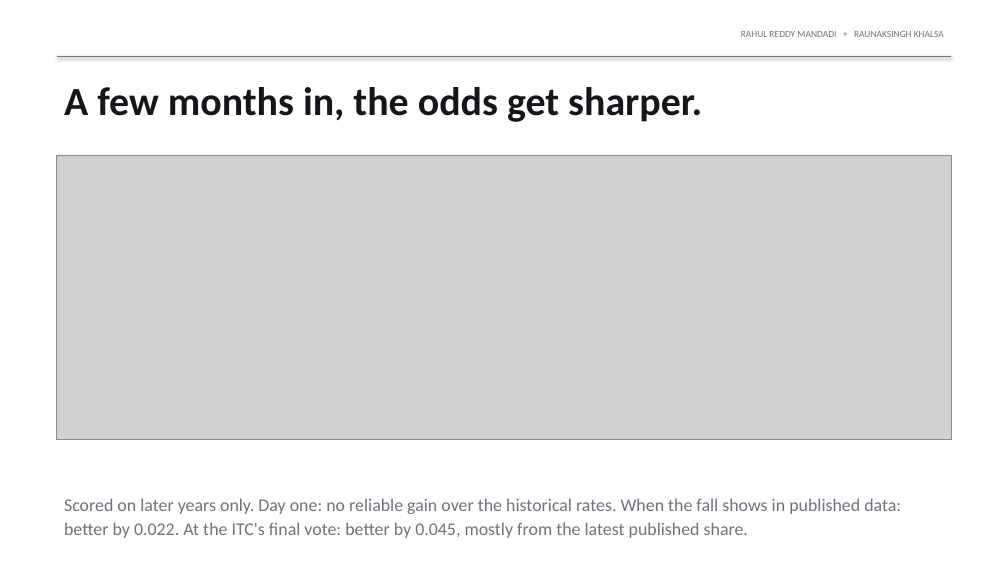
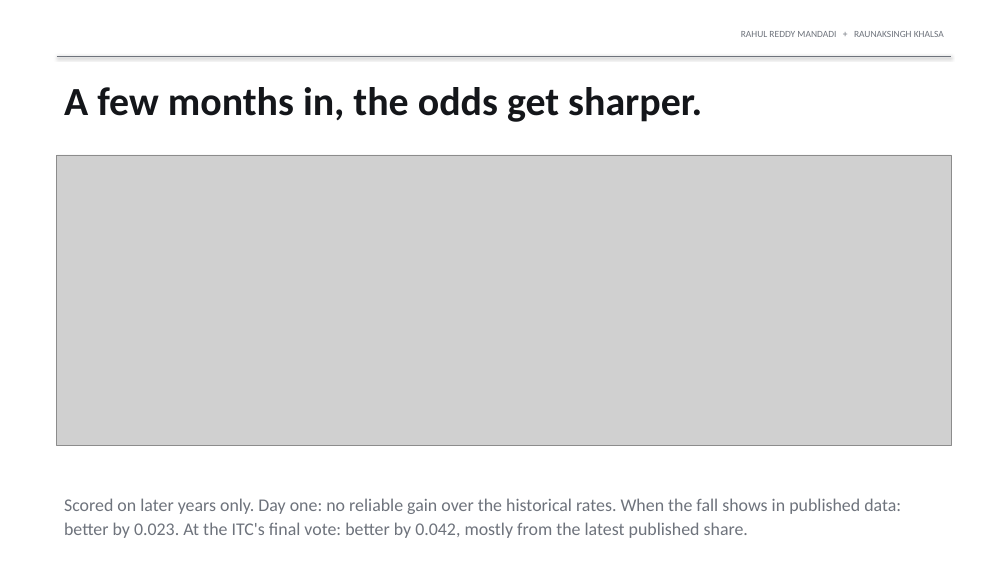
Before and after one commit to rahul-mandadi/tariff-rush, a slide deck: slide 10 of slides/Mandadi_Khalsa_Final_Presentation.pptx. Drawn at 1008x567 pixels with LibreOffice and Linux fonts; fonts in the diff are those of the drawing; grey boxes stand for pictures. Boxes give left, top, right and bottom in pixels: in the first picture for what was removed or moved away, otherwise in the second. Text is boxed around its words. In the diff, an @@ line names an element or a change of style, - is before the commit and + after.

```diff
--- a/slides/Mandadi_Khalsa_Final_Presentation.pptx
+++ b/slides/Mandadi_Khalsa_Final_Presentation.pptx
@@ picture: place and size @@
-picture at (57,155,951,439)
+picture at (57,155,951,445)
@@ text at (64,498,901,538): text changed @@
-Scored on later years only. Day one: no reliable gain over the historical rates. When the fall shows in published data: better by 0.022. At the ITC's final vote: better by 0.045, mostly from the latest published share.
+Scored on later years only. Day one: no reliable gain over the historical rates. When the fall shows in published data: better by 0.023. At the ITC's final vote: better by 0.042, mostly from the latest published share.
```
Also in this commit, not shown: 3 other slides changed, 54 other files.
